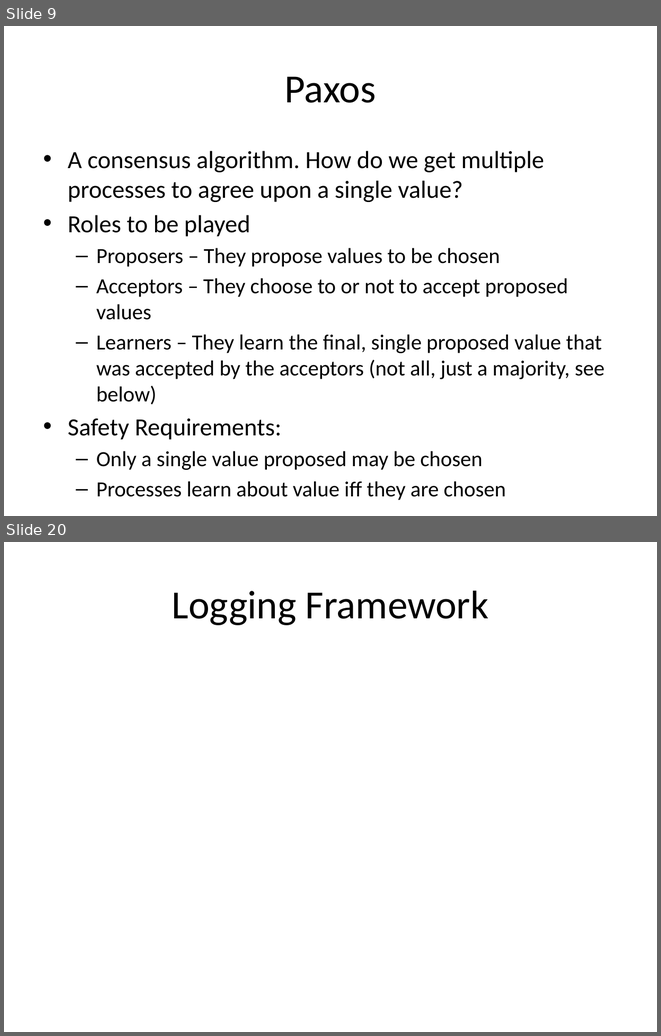
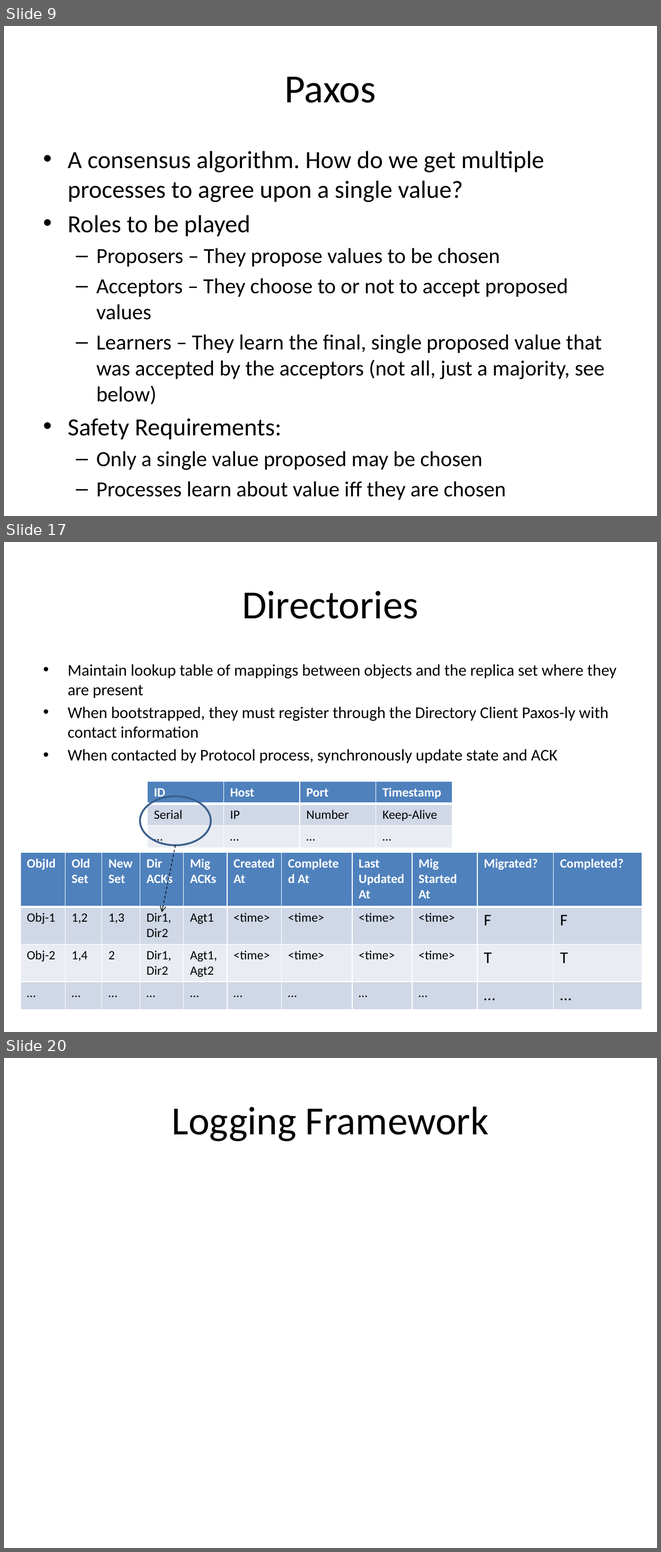
Before and after one commit to Slania/JPaxos-1, a slide deck: Paxos based directory updates for geo-replicated cloud storage.pptx. Shown one above the other, each under a label of ours: slides 9 and 20 before the commit, slides 9, 17 and 20 after it; the slides between them are not shown. The pictures are 661x1036 and 661x1552 pixels, drawn with LibreOffice and Linux fonts; fonts in the diff are those of the drawing. Boxes give left, top, right and bottom in pixels: in the first picture for what was removed or moved away, otherwise in the second. Text is boxed around its words. In the diff, an @@ line names an element or a change of style, - is before the commit and + after.

```diff
--- a/Paxos based directory updates for geo-replicated cloud storage.pptx
+++ b/Paxos based directory updates for geo-replicated cloud storage.pptx
@@ slide 17 added at box(4, 542, 657, 1032), background #FFFFFF @@
@@ title added at box(242, 591, 418, 619), 44 pt, text #000000 @@
+Directories
@@ text added at box(68, 664, 617, 763), 18 pt, text #000000 @@
+• Maintain lookup table of mappings between objects and the replica set where they are present
+• When bootstrapped, they must register through the Directory Client Paxos-ly with contact information
+• When contacted by Protocol process, synchronously update state and ACK
@@ ellipse added at box(140, 796, 210, 845), outline #3A5F8C 2 pt @@
@@ table added at box(148, 782, 453, 847), 3 rows, 4 columns @@
+ID | Host | Port | Timestamp
+Serial | IP | Number | Keep-Alive
+… | … | … | …
@@ table added at box(20, 852, 642, 1008), 4 rows, 11 columns @@
+ObjId | Old Set | New Set | Dir ACKs | Mig ACKs | Created At | Completed At | Last Updated At | Mig Started At | Migrated? | Completed?
+Obj-1 | 1,2 | 1,3 | Dir1,Dir2 | Agt1 | <time> | <time> | <time> | <time> | F | F
+Obj-2 | 1,4 | 2 | Dir1,Dir2 | Agt1,Agt2 | <time> | <time> | <time> | <time> | T | T
+… | … | … | … | … | … | … | … | … | … | …
@@ arrow added from (175, 845) to (162, 912), #000000 0.75 pt dashed @@
```
Also in this commit, not shown: 3 slides changed, 8 other slides added, 7 slides removed, 1 other file.
